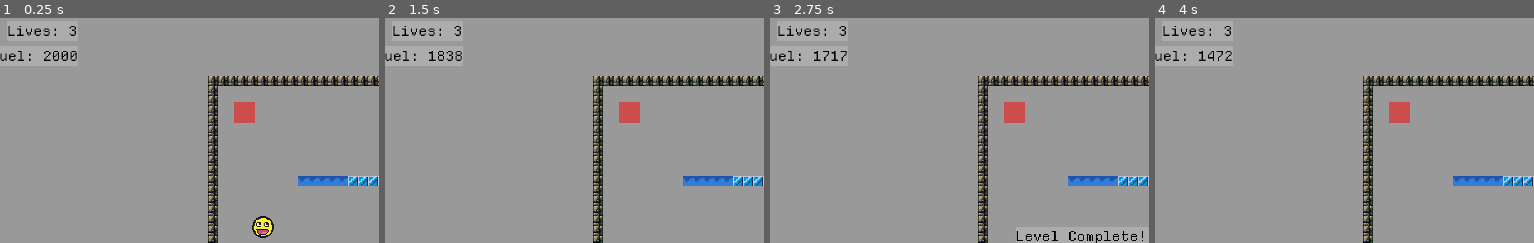
Above: before the commit, frames 1-4 (left to right).
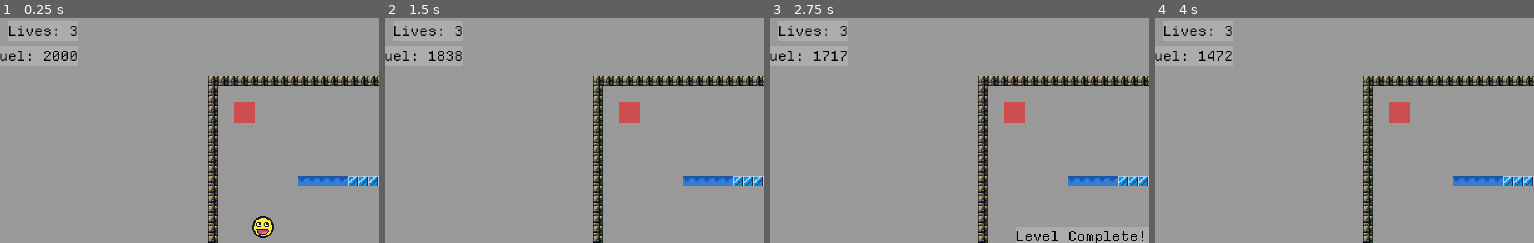
Above: after the commit, the same moments.

Repository: OSGH-web/balloon-movement-demo
Game: Godot game, scene res://scenes/main.tscn
The game is run twice, just before and just after one commit, with the same random seed, the same clock (stepped at 60 frames per second) and the same inputs.
Inputs:
- Up to frame 1 (0.25 s): no input
- Up to frame 2 (1.5 s): hold Right (ui_right) from 0.53 s (still down); tap Up (ui_up) at 0.77 s
- Up to frame 3 (2.75 s): tap Up (ui_up) at 1.52 s; release Right (ui_right) at 2.03 s; hold Left (ui_left) from 2.03 s (still down)
- Up to frame 4 (4 s): release Left (ui_left) at 2.78 s; hold Right (ui_right) from 2.78 s (still down); tap Up (ui_up) at 3.02, 3.77 s
The pictures show only the part of the screen within x 2-52%, y 2-52%; the shares and areas given below are measured in that part.

The runs differ from the first frame. In frame 1, 0.2% of the frame differs, in the area x 2-21%, y 3-8%; in frame 2, 0.2%; in frame 3, 0.2%; in frame 4, 0.2%.

Commit message:
HUD: add placeholder text, update "Lives" label anchor to top right

Diff:
--- a/scenes/UI/hud.tscn
+++ b/scenes/UI/hud.tscn
@@ -33,10 +33,16 @@
 
 [node name="Lives" type="Label" parent="Control"]
 unique_name_in_owner = true
+custom_minimum_size = Vector2(147, 48)
 layout_mode = 1
-offset_left = -170.0
+anchors_preset = 1
+anchor_left = 1.0
+anchor_right = 1.0
+offset_left = -144.0
 offset_bottom = 48.0
+grow_horizontal = 0
 theme_override_styles/normal = ExtResource("2_18exe")
+text = "Lives: -1"
 label_settings = ExtResource("3_0jeyp")
 vertical_alignment = 1
 
@@ -47,6 +53,7 @@
 offset_right = 1390.0
 offset_bottom = 48.0
 theme_override_styles/normal = ExtResource("2_18exe")
+text = "Score: 1000"
 label_settings = ExtResource("3_0jeyp")
 
 [node name="Timer" type="Label" parent="Control"]
@@ -57,5 +64,5 @@
 offset_right = 1390.0
 offset_bottom = 108.0
 theme_override_styles/normal = ExtResource("2_18exe")
-text = "00:00"
+text = "00:00:00"
 label_settings = ExtResource("3_0jeyp")
